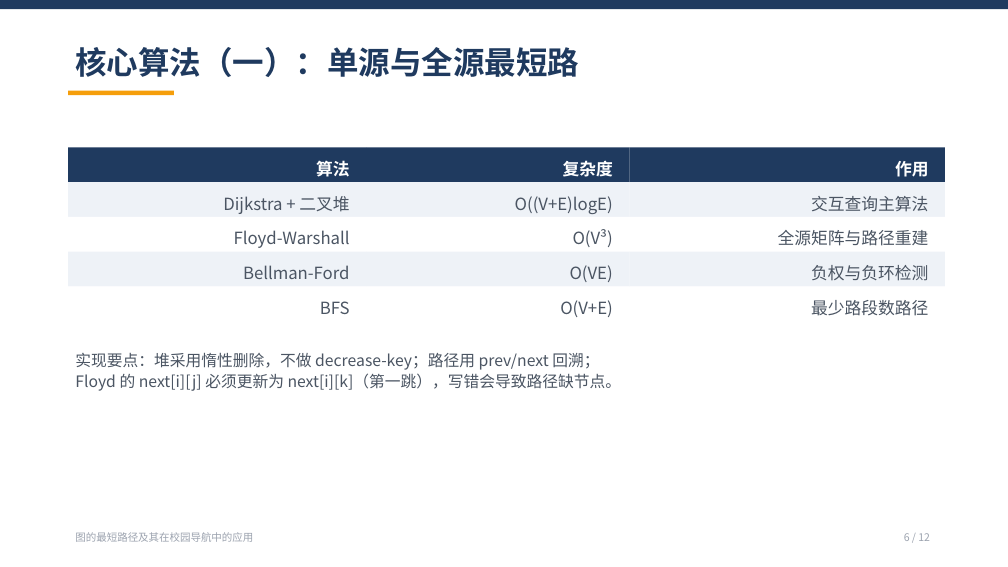
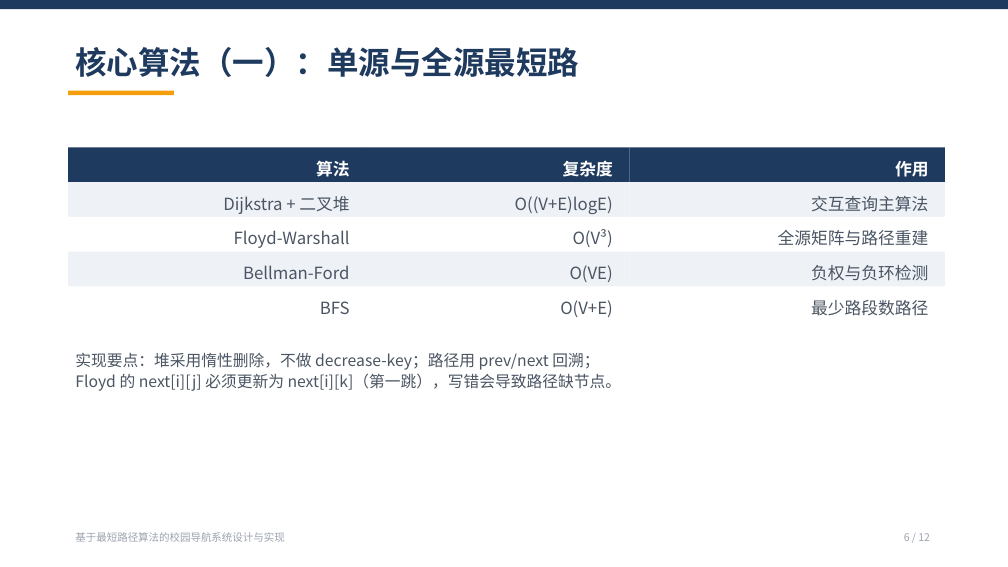
Before and after one commit to CR7Jialuo/UseOfTu, a slide deck: slide 6 of docs/答辩演示.pptx. Drawn at 1008x567 pixels with LibreOffice and Linux fonts; fonts in the diff are those of the drawing. Boxes give left, top, right and bottom in pixels: in the first picture for what was removed or moved away, otherwise in the second. Text is boxed around its words. In the diff, an @@ line names an element or a change of style, - is before the commit and + after.

```diff
--- a/docs/答辩演示.pptx
+++ b/docs/答辩演示.pptx
@@ text at (75, 532, 284, 542): text changed @@
-图的最短路径及其在校园导航中的应用
+基于最短路径算法的校园导航系统设计与实现
```
Also in this commit, not shown: 11 other slides changed, 9 other files.
